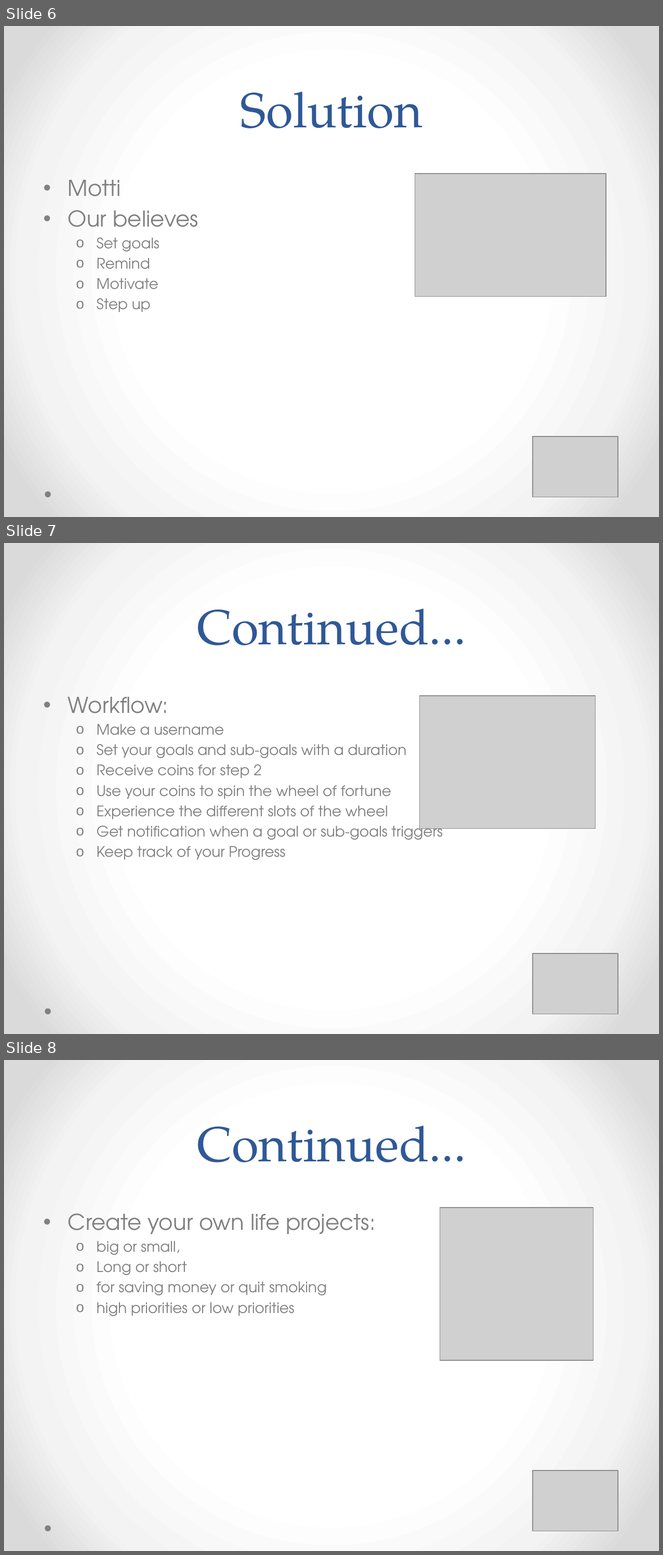
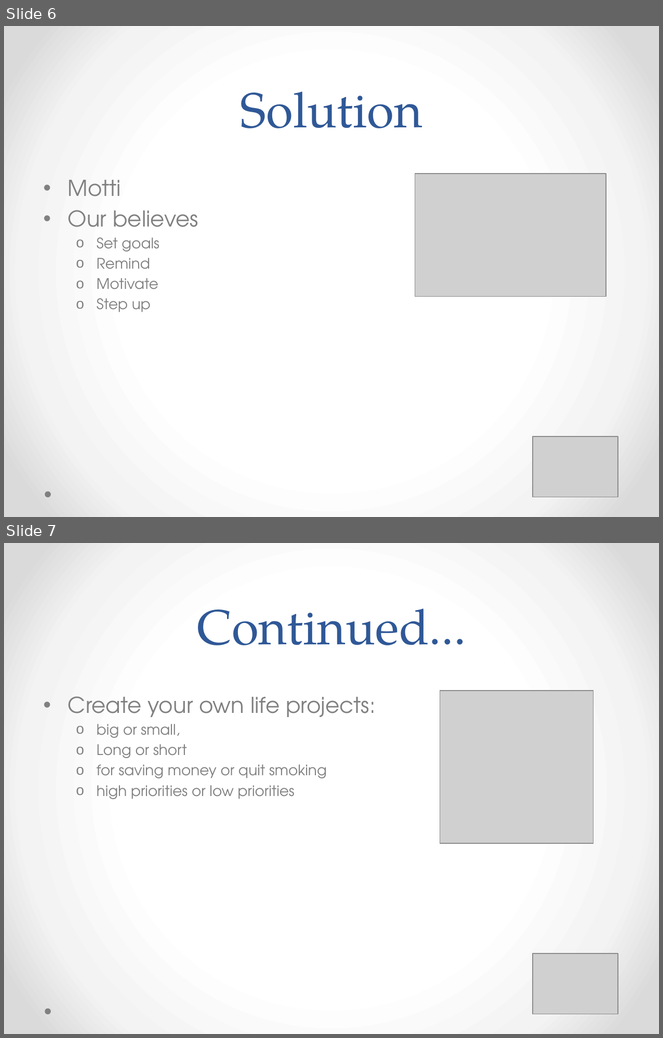
Before and after one commit to NikolaNikushev/Motti, a slide deck: Presentation/MottiAppPresentation.pptx. Shown one above the other, each under a label of ours: slides 6, 7 and 8 before the commit, slides 6 and 7 after it. The pictures are 663x1555 and 663x1038 pixels, drawn with LibreOffice and Linux fonts; fonts in the diff are those of the drawing; grey boxes stand for pictures. Boxes give left, top, right and bottom in pixels: in the first picture for what was removed or moved away, otherwise in the second. Text is boxed around its words. In the diff, an @@ line names an element or a change of style, - is before the commit and + after.

```diff
--- a/Presentation/MottiAppPresentation.pptx
+++ b/Presentation/MottiAppPresentation.pptx
@@ slide 7 removed at bbox=[4, 543, 659, 1034], background gradient #FFFFFF to #F4F4F4 to #DADADA; not listed: 2 template elements that a slide beside it also shows @@
@@ title removed at bbox=[197, 609, 466, 645] @@
-Continued...
@@ text removed at bbox=[68, 697, 443, 860] @@
-• Workflow:
-  o Make a username
-  o Set your goals and sub-goals with a duration
-  o Receive coins for step 2
-  o Use your coins to spin the wheel of fortune
-  o Experience the different slots of the wheel
-  o Get notification when a goal or sub-goals triggers
-  o Keep track of your Progress
@@ picture removed at bbox=[419, 696, 596, 828] @@
@@ picture removed at bbox=[533, 954, 618, 1015] @@
@@ what was slide 8 is now slide 7 @@
```
Also in this commit, not shown: 20 other files.
